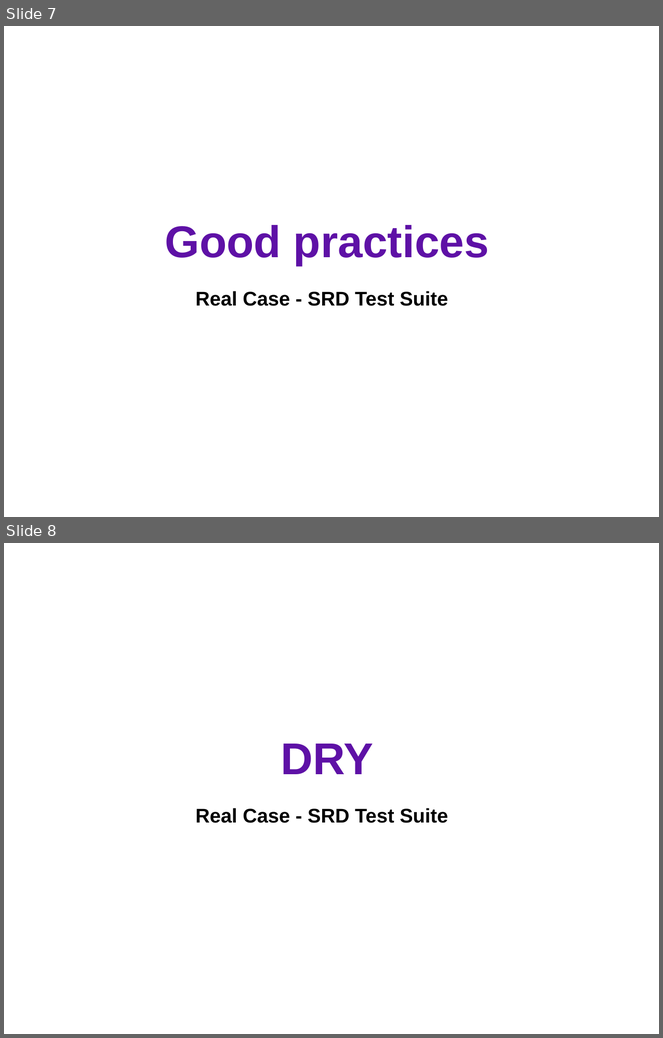
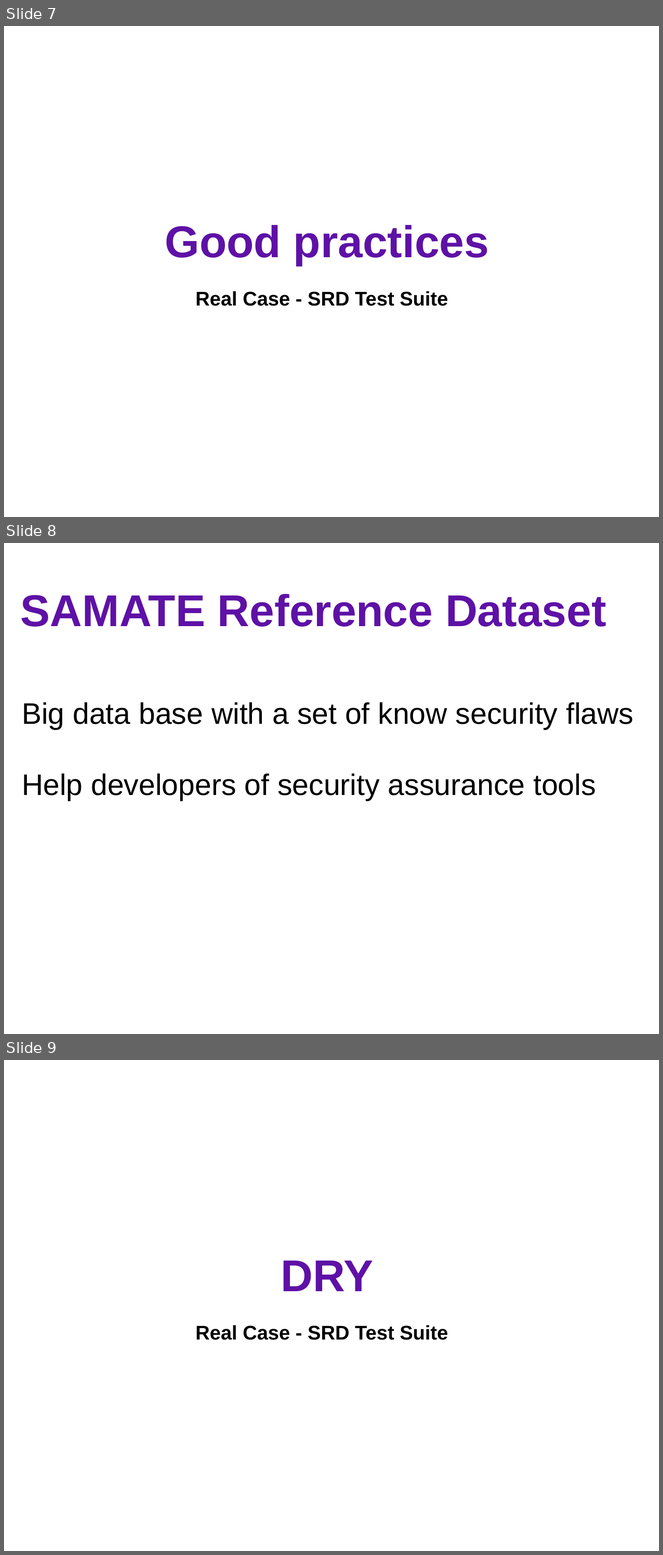
Before and after one commit to kamillacrozara/selenium_presentation, a slide deck: presentation/selenium_webdriver.odp. Shown one above the other, each under a label of ours: slides 7 and 8 before the commit, slides 7, 8 and 9 after it. The pictures are 663x1038 and 663x1555 pixels, drawn with LibreOffice and Linux fonts; fonts in the diff are those of the drawing. Boxes give left, top, right and bottom in pixels: in the first picture for what was removed or moved away, otherwise in the second. Text is boxed around its words. In the diff, an @@ line names an element or a change of style, - is before the commit and + after.

Commit message:
finishing presentation

```diff
--- a/presentation/selenium_webdriver.odp
+++ b/presentation/selenium_webdriver.odp
@@ slide 8 added at bbox=[4, 543, 659, 1034], background #FFFFFF @@
@@ title added at bbox=[21, 594, 607, 627], 54 pt, text #5E11A6, bold @@
+SAMATE Reference Dataset
@@ text added at bbox=[22, 702, 634, 801], 36 pt, text #000000 @@
+Big data base with a set of know security flaws
+Help developers of security assurance tools
@@ what was slide 8 is now slide 9 @@
```
Also in this commit, not shown: 1 other file.
